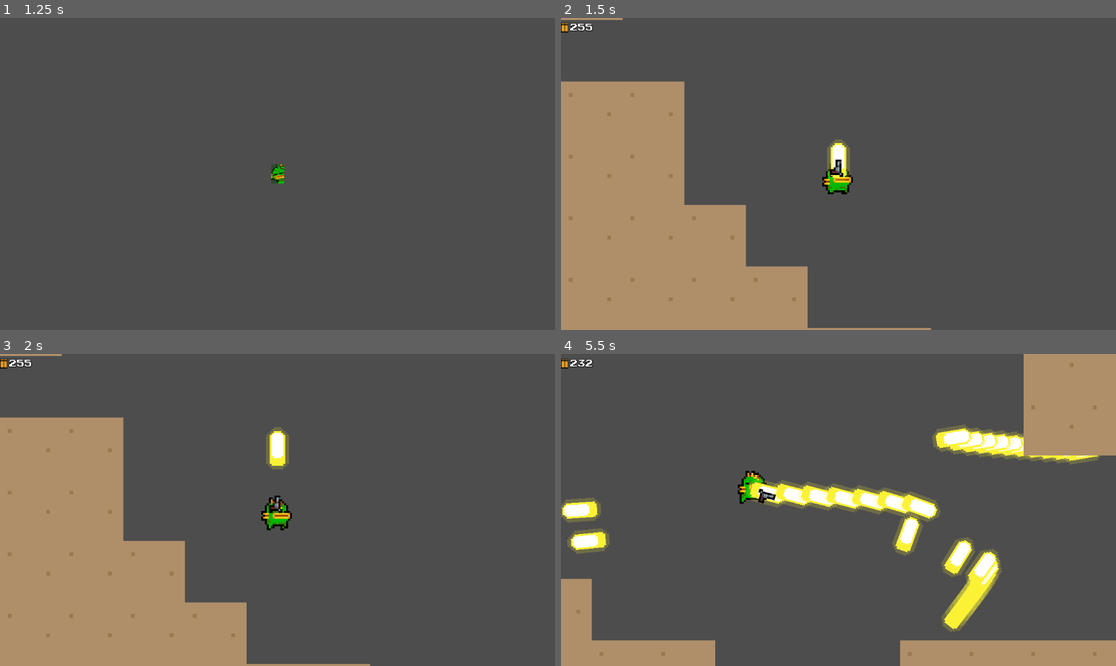
Above: before the commit, frames 1-4 (two rows, left to right).
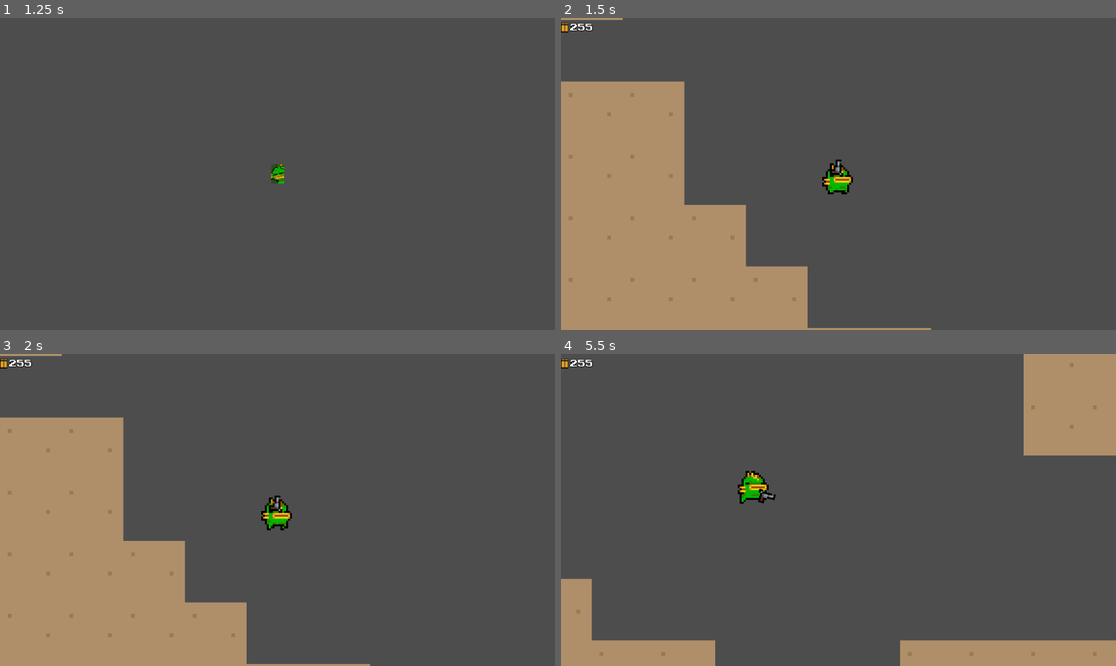
Above: after the commit, the same moments.

Repository: Tuzapeno/nuclear-throne-copy
Game: Godot game, scene res://Scenes/main.tscn
Same seed, same stepped clock (60 frames per second), same inputs: the game is played once before the commit and once after it.
Inputs (mouse positions are in pixels of both pictures, inside the frame that each line leads up to):
- Up to frame 1 (1.25 s): click "Play" at 0.5 s
- Up to frame 2 (1.5 s): click (838, 174) at 1.25 s
- Up to frame 3 (2 s): no input
- Up to frame 4 (5.5 s): tap Enter at 2 s; move the mouse to (960, 494) at 2.02 s; press the mouse at (960, 494) at 2.03 s; hold D (move_right) 2.03-2.78 s; move the mouse to (727, 525) at 2.77 s; release the mouse at (727, 525) at 2.78 s; hold S (move_down) 2.78-3.53 s; click (727, 525) at 2.85 s; move the mouse to (894, 441) at 3.52 s; press the mouse at (894, 441) at 3.53 s; hold D (move_right) 3.53-4.28 s; tap Space (swap_weapons) at 3.6 s; move the mouse to (810, 572) at 4.27 s; release the mouse at (810, 572) at 4.28 s; hold W (move_up) 4.28-5.03 s; tap E (use) at 4.35 s; click (810, 572) at 4.55 s; move the mouse to (1005, 556) at 5.02 s; press the mouse at (1005, 556) at 5.03 s; hold A (move_left) from 5.03 s (still down); tap O at 5.1 s

Frame 1 is identical in both runs. In frame 2, 0.4% of the frame differs, in the area x 47-53%, y 38-53%; in frame 3, 0.5%; in frame 4, 7.3%, in the area x 0-98%, y 1-90%.

Commit message:
feat(Weapons): :sparkles: Add basic bullet behavior

Diff:
--- a/Scenes/Weapons/small_bullet.tscn
+++ b/Scenes/Weapons/small_bullet.tscn
@@ -10,9 +10,11 @@
 script = ExtResource("1_rfucf")
 
 [node name="Sprite2D" type="Sprite2D" parent="."]
+position = Vector2(11, 0)
 texture = ExtResource("1_ckdxl")
 
 [node name="CollisionShape2D" type="CollisionShape2D" parent="."]
+position = Vector2(11, 0)
 shape = SubResource("RectangleShape2D_0dcq7")
 
 [connection signal="body_entered" from="." to="." method="_on_body_entered"]
--- a/Scripts/Weapons/pistol.gd
+++ b/Scripts/Weapons/pistol.gd
@@ -5,9 +5,9 @@
 
 func _ready() -> void:
     my_name = "Pistol"
-    type = TYPE.FULL_AUTO
+    type = TYPE.SEMI_AUTO
     ammo_type = AmmoManager.BULLET
-    fire_rate = 0.05
+    fire_rate = 0.1
 
 func fire() -> void:
     if not can_fire():
@@ -15,7 +15,7 @@
     super()
 
     var bullet: SmallBullet = small_bullet_scene.instantiate()
-    bullet.global_position = global_position
+    bullet.global_position = get_tip_position()
     bullet.direction = (get_global_mouse_position() - global_position).normalized()
     get_parent().add_sibling(bullet)
 
--- a/Scripts/Weapons/small_bullet.gd
+++ b/Scripts/Weapons/small_bullet.gd
@@ -1,7 +1,7 @@
 class_name SmallBullet
 extends Area2D
 
-const SPEED = 50
+const SPEED = 500
 
 var direction := Vector2.RIGHT
 
@@ -18,4 +18,4 @@
 	if body == Globals.player: # Player ignores its own bullets
 		return
 
-	#queue_free()
+	queue_free()
--- a/Scripts/Weapons/weapon.gd
+++ b/Scripts/Weapons/weapon.gd
@@ -76,3 +76,7 @@
 
     sprite.rotation = Vector2.UP.angle() # Rotate weapon to face upwards
     z_index = base_z_index - 1  # Render behind the player
+
+
+func get_tip_position() -> Vector2:
+    return global_position + sprite.offset.rotated(sprite.rotation)
